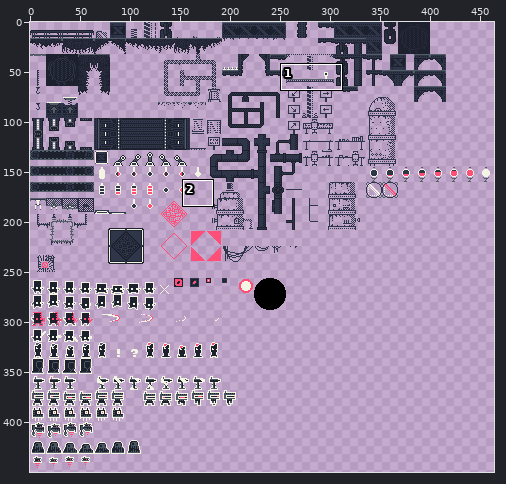
File history of a sprite sheet, tilesets/scenes/textures/industrial.v2.png. The picture above shows the old version from afar; the outline marks the close-up.
Close-up. Earlier state:
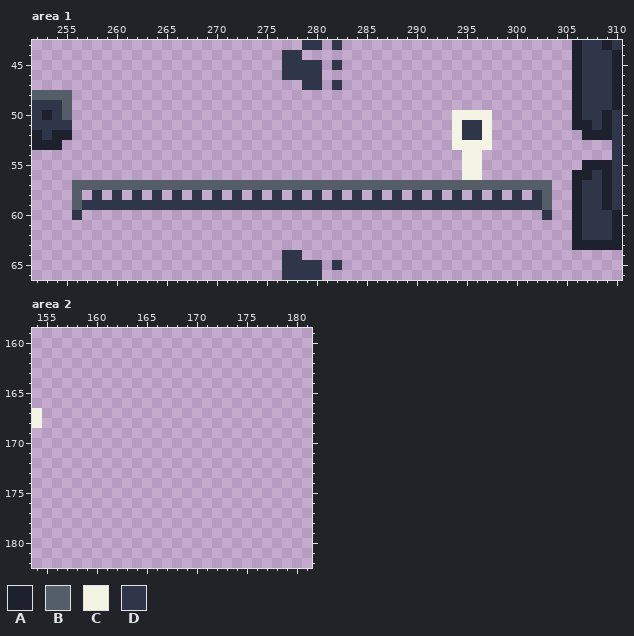
The file is 512x512 pixels. Colours within 5 levels of each other are drawn and written as one. Shown: area 1: x 252..310, y 43..66; area 2: x 154..181, y 159..182. The wide view leaves out empty margins.
Palette (. is transparent): A #1d212d  B #535e69  C #f4f4e4  D #2f3649
Pixels before, area 1, first column x 252:
43 ...........................DD.D.......................ADDAD
44 .........................DD...........................ADDDA
45 .........................DDDD.D.......................ADDDA
46 .........................DDDD.........................ADDDA
47 ...........................DD.D.......................ADDDA
48 BBBB..................................................ADDDA
49 DDDB..................................................ADDDA
50 DADB......................................CCCC........ADDAD
51 DDDD......................................CDDC........AADAD
52 ADAA......................................CDDC.........AAAD
53 AAA.......................................CCCC............D
54 ...........................................CC.............D
55 ...........................................CC..........AAAD
56 ...........................................CC.........AADAD
57 ....BBBBBBBBBBBBBBBBBBBBBBBBBBBBBBBBBBBBBBBBBBBBBBBB..ADDAD
58 ....B.D.D.D.D.D.D.D.D.D.D.D.D.D.D.D.D.D.D.D.D.D.D.DB..ADDAD
59 ....BDDDDDDDDDDDDDDDDDDDDDDDDDDDDDDDDDDDDDDDDDDDDDDB..ADDAD
60 ....D..............................................D..ADDDA
61 ......................................................ADDDA
62 ......................................................ADDDA
63 ......................................................AAAAA
64 .........................DD................................
65 .........................DDDD.D............................
66 .........................DDDD..............................
Pixels before, area 2, first column x 154:
167 C
168 C
New version:
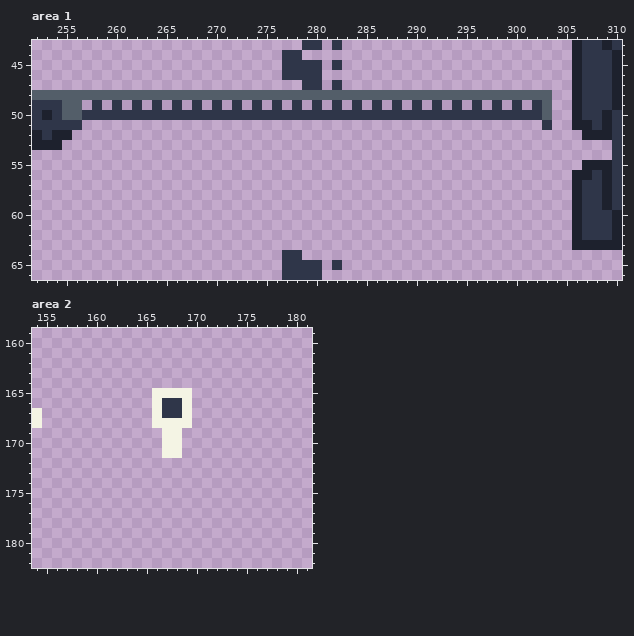
Message: Add thin bridge to platforms tileset.
Diff:
Changed rows in their new state; - is an unchanged pixel.
Area 1:
first column x 256:
48 BBBBBBBBBBBBBBBBBBBBBBBBBBBBBBBBBBBBBBBBBBBBBBBB
49 B-D-D-D-D-D-D-D-D-D-D-D-D-D-D-D-D-D-D-D-D-D-D-DB
50 BDDDDDDDDDDDDDDDDDDDDDDDDDDDDDDDDDDDDDDDDDDDDDDB
51 D-------------------------------------....-----D
52 --------------------------------------....------
53 --------------------------------------....------
54 ---------------------------------------..-------
55 ---------------------------------------..-------
56 ---------------------------------------..-------
57 ................................................
58 .-.-.-.-.-.-.-.-.-.-.-.-.-.-.-.-.-.-.-.-.-.-.-..
59 ................................................
60 .----------------------------------------------.
Area 2:
first column x 166:
165 CCCC
166 CDDC
167 CDDC
168 CCCC
169 -CC-
170 -CC-
171 -CC-
Boxes around the changes in both close-ups, in picture pixels (x1, y1, x2, y2):
changed: (72, 90, 552, 220)
added: (152, 388, 192, 458)
